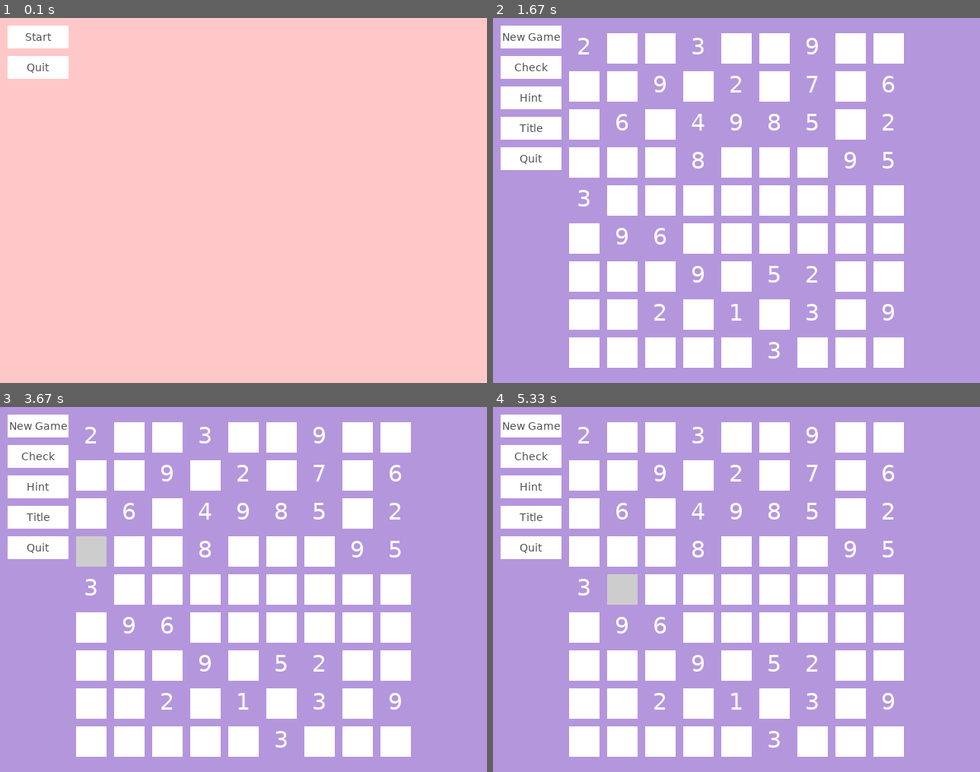
Above: before the commit, frames 1-4 (two rows, left to right).
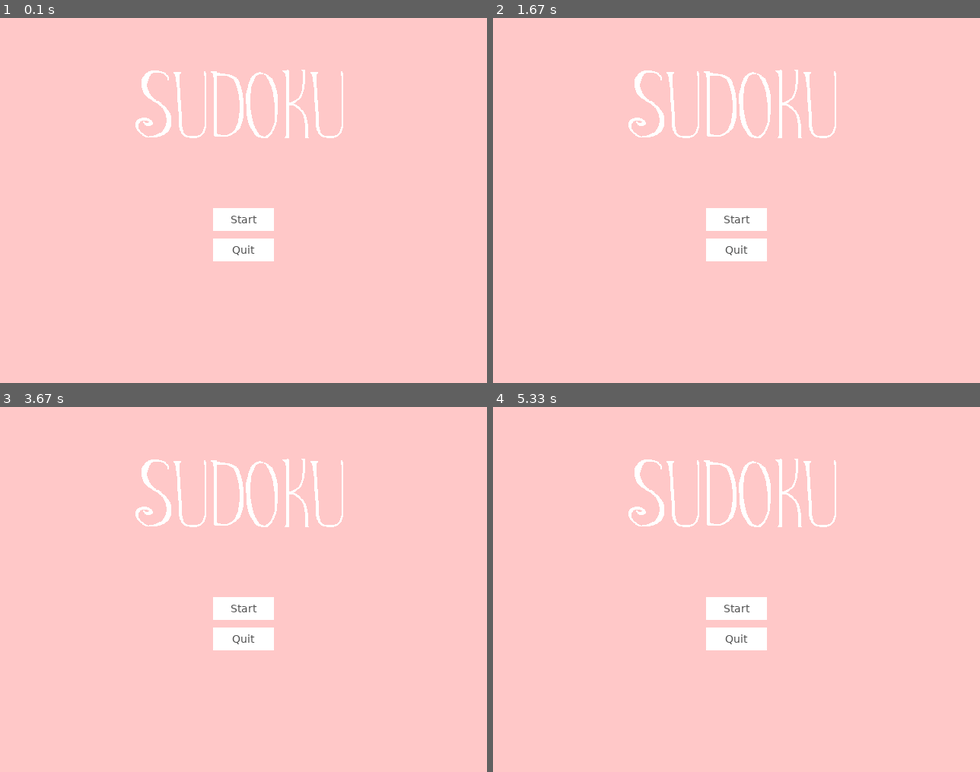
Above: after the commit, the same moments.

Repository: kinern/sudoku-pygame
Game: pygame game, started from main.py
Same seed, same stepped clock (60 frames per second), same inputs: the game is played once before the commit and once after it.
Inputs (mouse positions are in pixels of both pictures, inside the frame that each line leads up to):
- Up to frame 1 (0.1 s): no input
- Up to frame 2 (1.67 s): press the mouse at (531, 36) at 0.37 s; move the mouse to (624, 69) at 0.47 s; release the mouse at (717, 101) at 0.6 s; click (697, 185) at 0.72 s; click (575, 72) at 1.12 s; click (770, 116) at 1.5 s
- Up to frame 3 (3.67 s): click (301, 563) at 1.93 s; move the mouse to (340, 593) at 2.23 s; click (340, 593) at 2.43 s; click (165, 469) at 2.93 s; move the mouse to (77, 553) at 3.23 s; click (77, 553) at 3.43 s
- Up to frame 4 (5.33 s): click (799, 545) at 3.98 s; click (600, 647) at 4.5 s; click (619, 593) at 4.95 s; move the mouse to (697, 724) at 5.23 s

The runs differ from the first frame. In frame 1, 4.6% of the frame differs, in the area x 1-71%, y 2-67%; in frame 2, 99%, in the area x 0-100%, y 0-100%; in frame 3, 99%; in frame 4, 99%.

Commit message:
Adding title image, repositioning buttons.

Diff:
--- a/main.py
+++ b/main.py
@@ -142,7 +142,7 @@
 
     startBtn = Button(
         "Start",
-        pos=(10, 10),
+        pos=(int(640/2)-40, 250),
         size=(80, 30),
         font=14,
         fontColor=(80,80,80),
@@ -151,7 +151,7 @@
 
     quitBtn = Button(
         "Quit",
-        pos=(10, 50),
+        pos=(int(640/2)-40, 290),
         size=(80, 30),
         font=14,
         fontColor=(80,80,80),
@@ -159,6 +159,8 @@
         onClick=quitGame)
 
     buttons = [startBtn, quitBtn]
+
+    titleImage = pygame.image.load("sudoku-title.png").convert_alpha()
 
     while True:
         if (localGameState != GameState.TITLE):
@@ -177,6 +179,7 @@
 
         #Render Title Screen
         screen.fill((255,200,200))
+        screen.blit(titleImage, pygame.rect.Rect(int(640/2)-int(305/2),60, 305, 102))
         for button in buttons:
             screen.blit(button.surface, (button.x, button.y))
         pygame.display.flip()
Binary file added: sudoku-title.png
